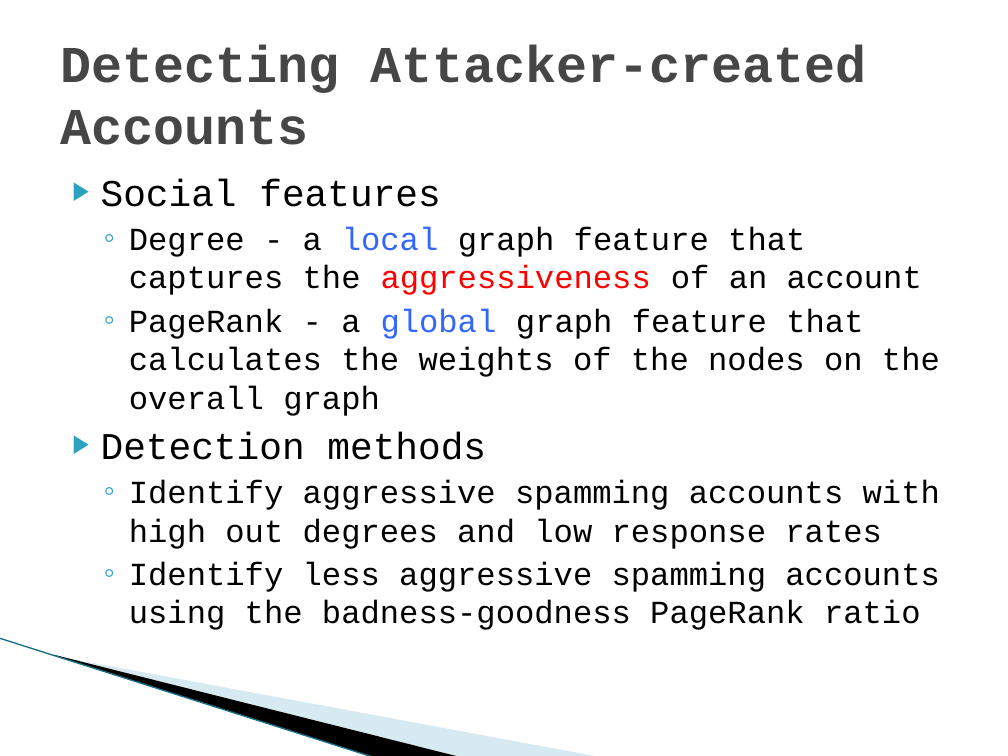
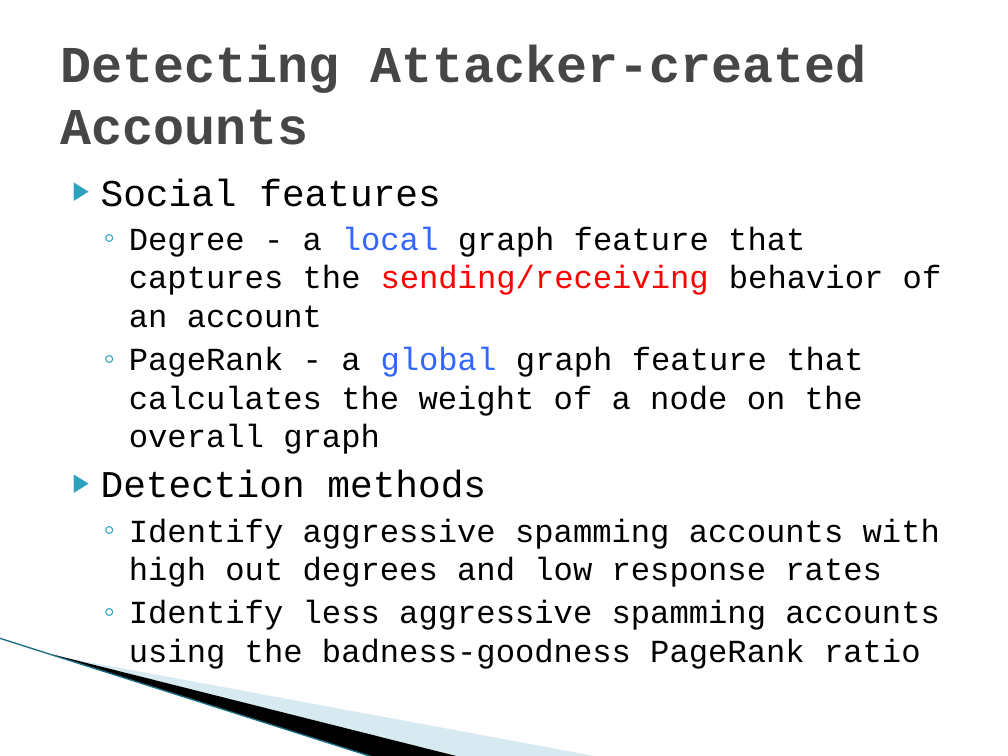
Before and after one commit to quietbamboo/homepage, a slide deck: slide 10 of slides/asiaccs_socialwatch.pptx (slide 9 before the commit). Drawn at 1008x756 pixels with LibreOffice and Linux fonts; fonts in the diff are those of the drawing; background and template pictures are left out. Boxes give left, top, right and bottom in pixels: in the first picture for what was removed or moved away, otherwise in the second. Text is boxed around its words. In the diff, an @@ line names an element or a change of style, - is before the commit and + after.

```diff
--- a/slides/asiaccs_socialwatch.pptx
+++ b/slides/asiaccs_socialwatch.pptx
@@ text at bbox=[129, 227, 942, 454]: text changed @@
-  ◦ Degree - a local graph feature that captures the aggressiveness of an account
-  ◦ PageRank - a global graph feature that calculates the weights of the nodes on the overall graph
+  ◦ Degree - a local graph feature that captures the sending/receiving behavior of an account
+  ◦ PageRank - a global graph feature that calculates the weight of a node on the overall graph
```
Also in this commit, not shown: 7 other slides changed, 2 slides added.
